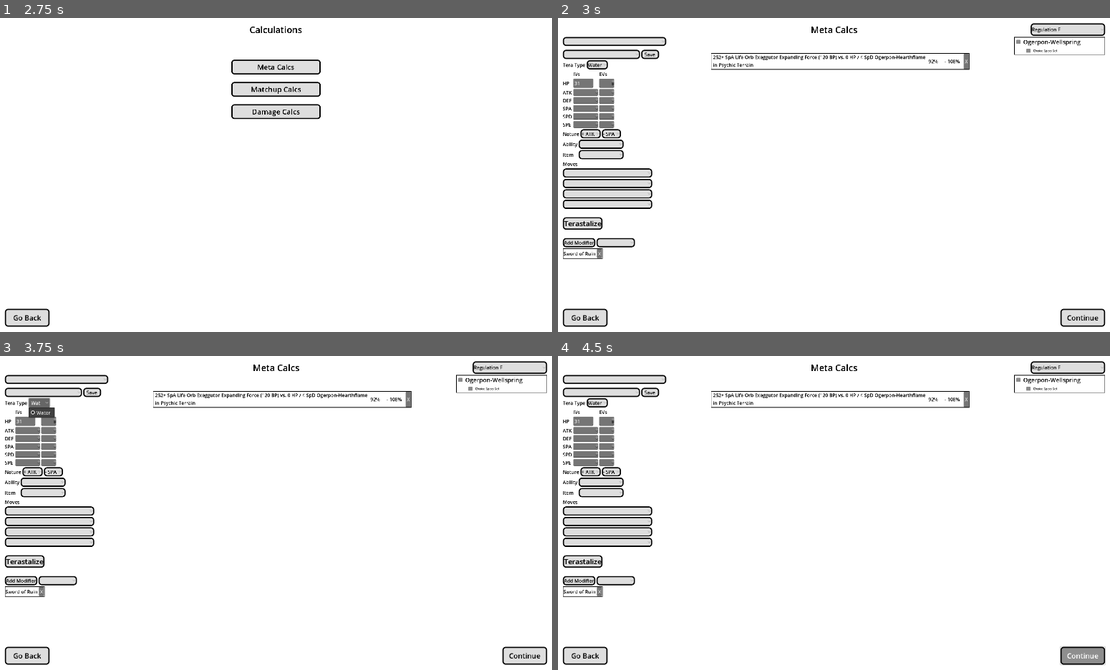
Above: before the commit, frames 1-4 (two rows, left to right).
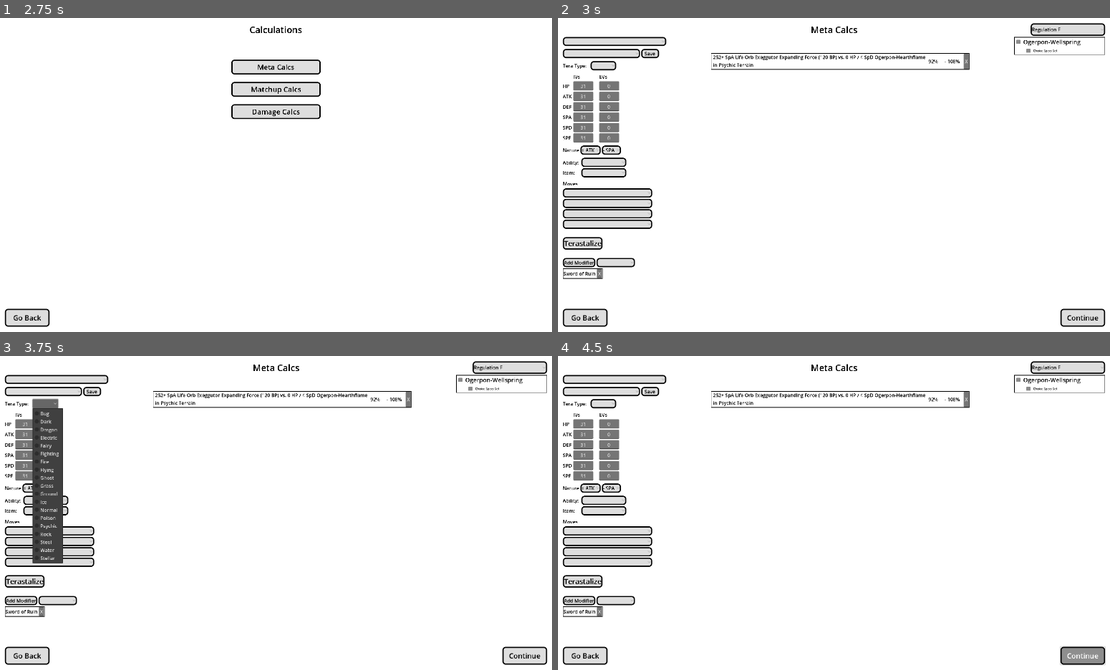
Above: after the commit, the same moments.

Repository: N0rin/VGC-Analyzer
Game: Godot game, scene res://Scene/UserInterface/main.tscn
The game is run twice, just before and just after one commit, with the same random seed, the same clock (stepped at 60 frames per second) and the same inputs.
Inputs (mouse positions are in pixels of both pictures, inside the frame that each line leads up to):
- Up to frame 1 (2.75 s): click "Analyzer" at 0.5 s; click "Go Back" at 1.25 s; click "Calculations" at 2 s
- Up to frame 2 (3 s): click "Meta Calcs" at 2.75 s
- Up to frame 3 (3.75 s): click (38, 403) at 3.5 s, where only the run before the commit has a clickable "Water"
- Up to frame 4 (4.5 s): click "Continue" at 4.25 s

Frame 1 is identical in both runs. In frame 2, 5.5% of the frame differs, in the area x 0-19%, y 9-84%; in frame 3, 6.4%; in frame 4, 5.5%.

Commit message:
Added EV-Spinbox
Added special spinbox for setting EVs

Diff:
--- /dev/null
+++ b/Scene/UserInterface/SubScenes/ev_spin_box.gd
@@ -0,0 +1,20 @@
+extends SpinBox
+class_name EvSpinBox
+
+func _on_value_changed(value):
+	if value > 0:
+		set_custom_arrow_step(8)
+	if value < 4:
+		set_custom_arrow_step(4)
+
+func _on_gui_input(event):
+	if event is InputEventMouseButton:
+		match(event.button_index):
+			MOUSE_BUTTON_WHEEL_UP:
+				if (int(value) - 4) % 8 != 0:
+					value -= (int(value) - 4) % 8
+			MOUSE_BUTTON_WHEEL_DOWN:
+				if (int(value) - 4) % 8 != 0:
+					value -= (int(value) - 4) % 8
+				if value == 4:
+					value = 0
--- /dev/null
+++ b/Scene/UserInterface/SubScenes/ev_spin_box.tscn
@@ -0,0 +1,15 @@
+[gd_scene load_steps=2 format=3 uid="uid://cxjnym73ccpik"]
+
+[ext_resource type="Script" path="res://Scene/UserInterface/SubScenes/ev_spin_box.gd" id="1_posyk"]
+
+[node name="Ev" type="SpinBox"]
+max_value = 252.0
+rounded = true
+alignment = 1
+update_on_text_changed = true
+custom_arrow_step = 4.0
+script = ExtResource("1_posyk")
+
+[connection signal="focus_exited" from="." to="." method="_on_focus_exited"]
+[connection signal="gui_input" from="." to="." method="_on_gui_input"]
+[connection signal="value_changed" from="." to="." method="_on_value_changed"]
--- a/Scene/UserInterface/meta_calcs.gd
+++ b/Scene/UserInterface/meta_calcs.gd
@@ -40,3 +40,8 @@
 			set_selector.add_item(set.set_name, id)
 			set_selector.set_item_metadata(id, set)
 			id += 1
+
+
+func _on_back_pressed():
+	hide()
+	#reset
--- a/Scene/UserInterface/meta_calcs.tscn
+++ b/Scene/UserInterface/meta_calcs.tscn
@@ -6,6 +6,7 @@
 [ext_resource type="StyleBox" uid="uid://cafjxm53n17na" path="res://Ressourcen/Styles/menue_pressed_style_box_flat.tres" id="3_6qvp8"]
 [ext_resource type="PackedScene" uid="uid://ce10khqhsu0mo" path="res://Scene/UserInterface/SubScenes/modifier.tscn" id="4_kdhss"]
 [ext_resource type="PackedScene" uid="uid://tvnlr676x744" path="res://Scene/UserInterface/SubScenes/move_calc_item.tscn" id="4_puudf"]
+[ext_resource type="PackedScene" uid="uid://cxjnym73ccpik" path="res://Scene/UserInterface/SubScenes/ev_spin_box.tscn" id="5_3qt34"]
 [ext_resource type="PackedScene" uid="uid://bm7ysubftbd38" path="res://Scene/UserInterface/SubScenes/set_selection_item.tscn" id="5_ir036"]
 
 [node name="MetaCalcs" type="Control"]
@@ -88,6 +89,7 @@
 [node name="Set Edit" type="VBoxContainer" parent="MarginContainer/VBoxContainer/CoreUI/Left"]
 custom_minimum_size = Vector2(200, 100)
 layout_mode = 2
+theme_override_constants/separation = 10
 
 [node name="Species" type="OptionButton" parent="MarginContainer/VBoxContainer/CoreUI/Left/Set Edit"]
 custom_minimum_size = Vector2(100, 30)
@@ -104,10 +106,6 @@
 theme_override_styles/pressed = ExtResource("3_6qvp8")
 fit_to_longest_item = false
 
-[node name="Control2" type="Control" parent="MarginContainer/VBoxContainer/CoreUI/Left/Set Edit"]
-custom_minimum_size = Vector2(0, 5)
-layout_mode = 2
-
 [node name="Set" type="HBoxContainer" parent="MarginContainer/VBoxContainer/CoreUI/Left/Set Edit"]
 layout_mode = 2
 
@@ -144,16 +142,54 @@
 [node name="Label" type="Label" parent="MarginContainer/VBoxContainer/CoreUI/Left/Set Edit/Tera"]
 layout_mode = 2
 theme_override_colors/font_color = Color(0, 0, 0, 1)
-text = "Tera Type"
+text = "Tera Type:  "
 
 [node name="OptionButton" type="OptionButton" parent="MarginContainer/VBoxContainer/CoreUI/Left/Set Edit/Tera"]
-layout_mode = 2
-theme_override_colors/font_color = Color(0, 0, 0, 1)
-theme_override_styles/normal = ExtResource("1_2hhlj")
-item_count = 1
-selected = 0
-popup/item_0/text = "Water"
-popup/item_0/id = 0
+custom_minimum_size = Vector2(80, 0)
+layout_mode = 2
+theme_override_colors/font_color = Color(0, 0, 0, 1)
+theme_override_styles/normal = ExtResource("1_2hhlj")
+alignment = 1
+item_count = 19
+popup/item_0/text = "Bug"
+popup/item_0/id = 0
+popup/item_1/text = "Dark"
+popup/item_1/id = 1
+popup/item_2/text = "Dragon"
+popup/item_2/id = 2
+popup/item_3/text = "Electric"
+popup/item_3/id = 3
+popup/item_4/text = "Fairy"
+popup/item_4/id = 4
+popup/item_5/text = "Fighting"
+popup/item_5/id = 5
+popup/item_6/text = "Fire"
+popup/item_6/id = 6
+popup/item_7/text = "Flying"
+popup/item_7/id = 7
+popup/item_8/text = "Ghost"
+popup/item_8/id = 8
+popup/item_9/text = "Grass"
+popup/item_9/id = 9
+popup/item_10/text = "Ground"
+popup/item_10/id = 10
+popup/item_11/text = "Ice"
+popup/item_11/id = 11
+popup/item_12/text = "Normal"
+popup/item_12/id = 12
+popup/item_13/text = "Poison"
+popup/item_13/id = 13
+popup/item_14/text = "Psychic"
+popup/item_14/id = 14
+popup/item_15/text = "Rock"
+popup/item_15/id = 15
+popup/item_16/text = "Steel"
+popup/item_16/id = 16
+popup/item_17/text = "Water"
+popup/item_17/id = 17
+popup/item_18/text = "Stellar"
+popup/item_18/id = 18
+metadata/_edit_group_ = true
 
 [node name="Stats" type="GridContainer" parent="MarginContainer/VBoxContainer/CoreUI/Left/Set Edit"]
 layout_mode = 2
@@ -178,16 +214,15 @@
 theme_override_colors/font_color = Color(0, 0, 0, 1)
 text = "HP"
 
-[node name="TextEdit" type="SpinBox" parent="MarginContainer/VBoxContainer/CoreUI/Left/Set Edit/Stats"]
-layout_mode = 2
-size_flags_horizontal = 0
+[node name="HpIv" type="SpinBox" parent="MarginContainer/VBoxContainer/CoreUI/Left/Set Edit/Stats"]
+layout_mode = 2
 max_value = 31.0
 value = 31.0
 rounded = true
+alignment = 1
 update_on_text_changed = true
 
-[node name="TextEdit2" type="TextEdit" parent="MarginContainer/VBoxContainer/CoreUI/Left/Set Edit/Stats"]
-custom_minimum_size = Vector2(50, 0)
+[node name="HpEv" parent="MarginContainer/VBoxContainer/CoreUI/Left/Set Edit/Stats" instance=ExtResource("5_3qt34")]
 layout_mode = 2
 
 [node name="Label4" type="Label" parent="MarginContainer/VBoxContainer/CoreUI/Left/Set Edit/Stats"]
@@ -195,12 +230,15 @@
 theme_override_colors/font_color = Color(0, 0, 0, 1)
 text = "ATK"
 
-[node name="TextEdit3" type="TextEdit" parent="MarginContainer/VBoxContainer/CoreUI/Left/Set Edit/Stats"]
-custom_minimum_size = Vector2(40, 0)
-layout_mode = 2
-
-[node name="TextEdit4" type="TextEdit" parent="MarginContainer/VBoxContainer/CoreUI/Left/Set Edit/Stats"]
-custom_minimum_size = Vector2(50, 0)
+[node name="AtkIv" type="SpinBox" parent="MarginContainer/VBoxContainer/CoreUI/Left/Set Edit/Stats"]
+layout_mode = 2
+max_value = 31.0
+value = 31.0
+rounded = true
+alignment = 1
+update_on_text_changed = true
+
+[node name="AtkEv" parent="MarginContainer/VBoxContainer/CoreUI/Left/Set Edit/Stats" instance=ExtResource("5_3qt34")]
 layout_mode = 2
 
 [node name="Label5" type="Label" parent="MarginContainer/VBoxContainer/CoreUI/Left/Set Edit/Stats"]
@@ -208,12 +246,15 @@
 theme_override_colors/font_color = Color(0, 0, 0, 1)
 text = "DEF"
 
-[node name="TextEdit5" type="TextEdit" parent="MarginContainer/VBoxContainer/CoreUI/Left/Set Edit/Stats"]
-custom_minimum_size = Vector2(40, 0)
-layout_mode = 2
-
-[node name="TextEdit6" type="TextEdit" parent="MarginContainer/VBoxContainer/CoreUI/Left/Set Edit/Stats"]
-custom_minimum_size = Vector2(50, 0)
+[node name="DefIv" type="SpinBox" parent="MarginContainer/VBoxContainer/CoreUI/Left/Set Edit/Stats"]
+layout_mode = 2
+max_value = 31.0
+value = 31.0
+rounded = true
+alignment = 1
+update_on_text_changed = true
+
+[node name="DefEv" parent="MarginContainer/VBoxContainer/CoreUI/Left/Set Edit/Stats" instance=ExtResource("5_3qt34")]
 layout_mode = 2
 
 [node name="Label6" type="Label" parent="MarginContainer/VBoxContainer/CoreUI/Left/Set Edit/Stats"]
@@ -221,12 +262,15 @@
 theme_override_colors/font_color = Color(0, 0, 0, 1)
 text = "SPA"
 
-[node name="TextEdit7" type="TextEdit" parent="MarginContainer/VBoxContainer/CoreUI/Left/Set Edit/Stats"]
-custom_minimum_size = Vector2(40, 0)
-layout_mode = 2
-
-[node name="TextEdit8" type="TextEdit" parent="MarginContainer/VBoxContainer/CoreUI/Left/Set Edit/Stats"]
-custom_minimum_size = Vector2(50, 0)
+[node name="SpaIv" type="SpinBox" parent="MarginContainer/VBoxContainer/CoreUI/Left/Set Edit/Stats"]
+layout_mode = 2
+max_value = 31.0
+value = 31.0
+rounded = true
+alignment = 1
+update_on_text_changed = true
+
+[node name="SpaEv" parent="MarginContainer/VBoxContainer/CoreUI/Left/Set Edit/Stats" instance=ExtResource("5_3qt34")]
 layout_mode = 2
 
 [node name="Label7" type="Label" parent="MarginContainer/VBoxContainer/CoreUI/Left/Set Edit/Stats"]
@@ -234,12 +278,15 @@
 theme_override_colors/font_color = Color(0, 0, 0, 1)
 text = "SPD"
 
-[node name="TextEdit9" type="TextEdit" parent="MarginContainer/VBoxContainer/CoreUI/Left/Set Edit/Stats"]
-custom_minimum_size = Vector2(40, 0)
-layout_mode = 2
-
-[node name="TextEdit10" type="TextEdit" parent="MarginContainer/VBoxContainer/CoreUI/Left/Set Edit/Stats"]
-custom_minimum_size = Vector2(50, 0)
+[node name="SpdIv" type="SpinBox" parent="MarginContainer/VBoxContainer/CoreUI/Left/Set Edit/Stats"]
+layout_mode = 2
+max_value = 31.0
+value = 31.0
+rounded = true
+alignment = 1
+update_on_text_changed = true
+
+[node name="SpdEv" parent="MarginContainer/VBoxContainer/CoreUI/Left/Set Edit/Stats" instance=ExtResource("5_3qt34")]
 layout_mode = 2
 
 [node name="Label8" type="Label" parent="MarginContainer/VBoxContainer/CoreUI/Left/Set Edit/Stats"]
@@ -247,12 +294,15 @@
 theme_override_colors/font_color = Color(0, 0, 0, 1)
 text = "SPE"
 
-[node name="TextEdit11" type="TextEdit" parent="MarginContainer/VBoxContainer/CoreUI/Left/Set Edit/Stats"]
-custom_minimum_size = Vector2(40, 0)
-layout_mode = 2
-
-[node name="TextEdit12" type="TextEdit" parent="MarginContainer/VBoxContainer/CoreUI/Left/Set Edit/Stats"]
-custom_minimum_size = Vector2(50, 0)
+[node name="SpeIv" type="SpinBox" parent="MarginContainer/VBoxContainer/CoreUI/Left/Set Edit/Stats"]
+layout_mode = 2
+max_value = 31.0
+value = 31.0
+rounded = true
+alignment = 1
+update_on_text_changed = true
+
+[node name="SpeEv" parent="MarginContainer/VBoxContainer/CoreUI/Left/Set Edit/Stats" instance=ExtResource("5_3qt34")]
 layout_mode = 2
 
 [node name="HBoxContainer2" type="HBoxContainer" parent="MarginContainer/VBoxContainer/CoreUI/Left/Set Edit"]
@@ -304,7 +354,7 @@
 [node name="Label" type="Label" parent="MarginContainer/VBoxContainer/CoreUI/Left/Set Edit/GridContainer2"]
 layout_mode = 2
 theme_override_colors/font_color = Color(0, 0, 0, 1)
-text = "Ability"
+text = "Ability: "
 
 [node name="OptionButton2" type="OptionButton" parent="MarginContainer/VBoxContainer/CoreUI/Left/Set Edit/GridContainer2"]
 layout_mode = 2
@@ -317,7 +367,7 @@
 [node name="Label2" type="Label" parent="MarginContainer/VBoxContainer/CoreUI/Left/Set Edit/GridContainer2"]
 layout_mode = 2
 theme_override_colors/font_color = Color(0, 0, 0, 1)
-text = "Item"
+text = "Item: "
 
 [node name="OptionButton3" type="OptionButton" parent="MarginContainer/VBoxContainer/CoreUI/Left/Set Edit/GridContainer2"]
 layout_mode = 2
@@ -607,3 +657,4 @@
 text = "Continue"
 
 [connection signal="item_selected" from="MarginContainer/VBoxContainer/CoreUI/Left/Set Edit/Species" to="." method="_on_species_item_selected"]
+[connection signal="pressed" from="MarginContainer/VBoxContainer/Bottom/Back" to="." method="_on_back_pressed"]
Not shown: 1 places in Scene/UserInterface/meta_calcs.tscn that only renumber resources
